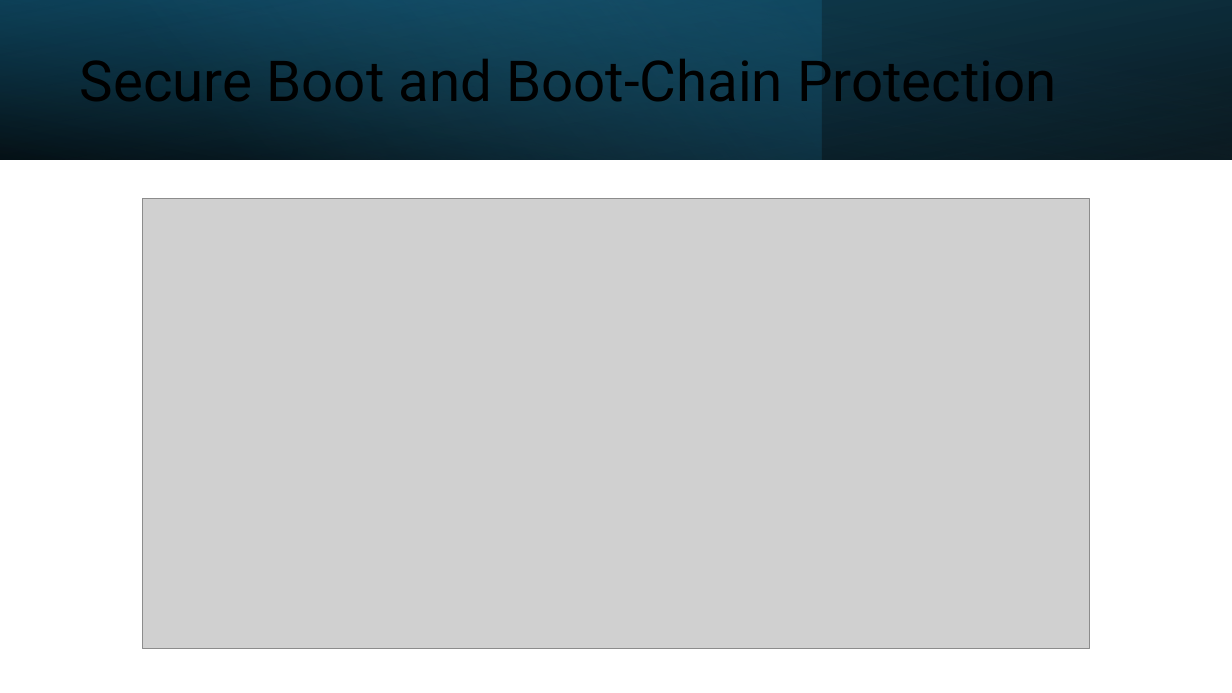
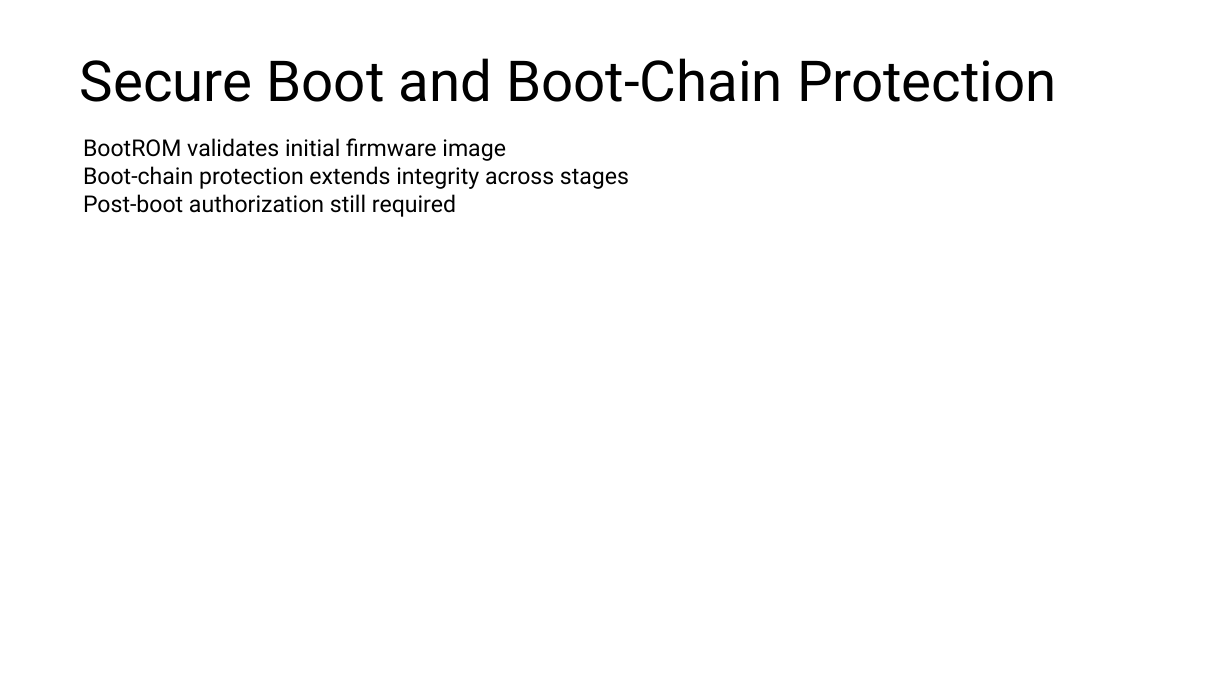
Before and after one commit to Maria618-hash/Ardiono-Alpha, a slide deck: slide 8 of thesis.pptx. Drawn at 1232x693 pixels with LibreOffice and Linux fonts; fonts in the diff are those of the drawing; grey boxes stand for pictures. Boxes give left, top, right and bottom in pixels: in the first picture for what was removed or moved away, otherwise in the second. Text is boxed around its words. In the diff, an @@ line names an element or a change of style, - is before the commit and + after.

```diff
--- a/thesis.pptx
+++ b/thesis.pptx
@@ rectangle removed at (0, 0, 1232, 159) @@
@@ rectangle removed at (0, 0, 822, 159) @@
@@ rectangle removed at (0, 0, 1232, 159) @@
@@ text added at (83, 138, 629, 217), 18 pt, text #000000 @@
+BootROM validates initial firmware image
+Boot-chain protection extends integrity across stages
+Post-boot authorization still required
@@ picture removed at (142, 199, 1090, 649) @@
```
Also in this commit, not shown: 24 other slides changed, 10 slides added, 10 slides removed.
